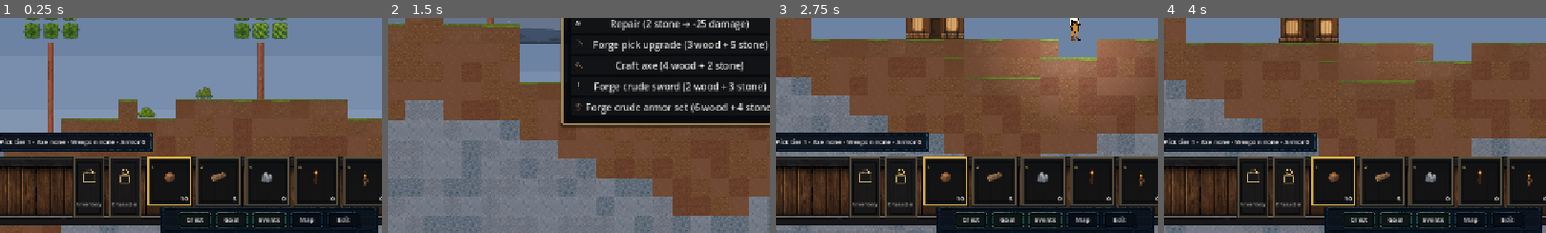
Above: before the commit, frames 1-4 (left to right).
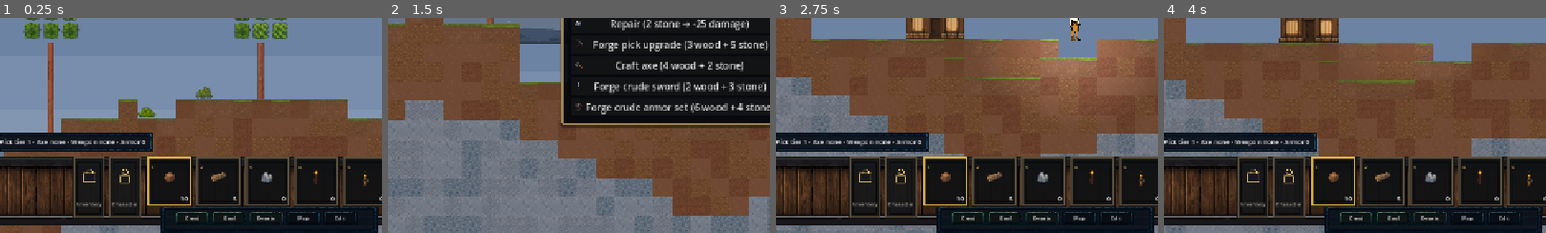
Above: after the commit, the same moments.

Repository: ppeck1/coheronia
Game: Godot game, scene res://scenes/main/Main.tscn
The game is run twice, just before and just after one commit, with the same random seed, the same clock (stepped at 60 frames per second) and the same inputs. This scene is started directly instead of the project's main scene.
Inputs (mouse positions are % of the whole screen's width and height, from its top left):
- Up to frame 1 (0.25 s): no input
- Up to frame 2 (1.5 s): tap Enter at 0.5 s; move the mouse to (72, 45) at 0.52 s; hold D (move_right) 0.53-1.25 s; hold E (interact) 0.53-1.25 s; click (72, 45) at 0.67 s; tap Space (jump) at 0.77 s; right-click (72, 45) at 0.8 s; drag from (30, 55) to (45, 70) at 1.27 s
- Up to frame 3 (2.75 s): tap E (interact) at 2 s; move the mouse to (60, 28) at 2.02 s; hold D (move_right) from 2.03 s (still down); tap R (attune_pulse) at 2.1 s; right-click (60, 28) at 2.3 s
- Up to frame 4 (4 s): release D (move_right) at 2.75 s; drag from (45, 70) to (20, 35) at 2.77 s; move the mouse to (80, 65) at 3.52 s; hold A (move_left) from 3.53 s (still down); tap H (eat_food) at 3.6 s; tap Space (jump) at 3.77 s; right-click (80, 65) at 3.8 s
The pictures show only the part of the screen within x 15-65%, y 50-100%; the shares and areas given below are measured in that part.

The runs differ from the first frame. In frame 1, 0.9% of the frame differs, in the area x 45-98%, y 88-98%; in frame 2, nothing differs; in frame 3, 0.9%; in frame 4, 0.9%.

Commit message:
Add HUD visual QA and contain dock toolbar

Diff:
--- a/scripts/main/game_root.gd
+++ b/scripts/main/game_root.gd
@@ -124,6 +124,10 @@
 		var smoke := preload("res://scripts/main/smoke_test.gd").new()
 		smoke.name = "SmokeTest"
 		add_child(smoke)
+	elif OS.get_environment("COHERONIA_HUD_QA") == "1":
+		var qa := preload("res://scripts/main/hud_visual_qa.gd").new()
+		qa.name = "HudVisualQA"
+		add_child(qa)
 	elif OS.get_environment("COHERONIA_SHOTS") == "1":
 		# README media tour: staged screenshots, then quit (see the script).
 		var tour := preload("res://scripts/main/screenshot_tour.gd").new()
--- /dev/null
+++ b/scripts/main/hud_visual_qa.gd
@@ -0,0 +1,156 @@
+extends Node
+## HUD-only visual QA capture. Runs when COHERONIA_HUD_QA=1, stages a
+## deterministic normal gameplay scene, writes uncropped 1280x720 screenshots
+## plus a small manifest to user://hud_qa, and quits. This is a visual review
+## aid only; smoke remains the functional gate.
+
+const QA_DIR := "user://hud_qa"
+
+var _records: Array[Dictionary] = []
+
+
+func _ready() -> void:
+	call_deferred("_run")
+
+
+func _run() -> void:
+	var root: Node2D = get_parent()
+	var world: Node2D = root.world
+	var player: CharacterBody2D = root.player
+	var hall: Node2D = root.town_hall
+	var hud: CanvasLayer = root.hud
+
+	DirAccess.make_dir_recursive_absolute(QA_DIR)
+	DisplayServer.window_set_size(Vector2i(1280, 720))
+
+	world.setup(4242)
+	root._position_actors()
+	player.get_node("Camera2D").reset_smoothing()
+	_stage_settlement(root, world, player, hall)
+	for i in range(40):
+		await get_tree().physics_frame
+
+	_prepare_hud(root, hud, false, true)
+	_set_resources(player, hud, 1.0, 1.0)
+	await _shot("01_resources_100", "HUD reset, edit off, crest/goal/events visible, health and attunement full.", hud)
+
+	_prepare_hud(root, hud, false, true)
+	_set_resources(player, hud, 0.5, 0.5)
+	await _shot("02_resources_50", "HUD reset, health and attunement at 50 percent.", hud)
+
+	_prepare_hud(root, hud, false, true)
+	_set_resources(player, hud, 0.15, 0.15)
+	await _shot("03_resources_low", "HUD reset, low health and low attunement state.", hud)
+
+	_prepare_hud(root, hud, false, true)
+	_set_resources(player, hud, 0.0, 0.0)
+	await _shot("04_resources_0", "HUD reset, empty health and empty attunement masks.", hud)
+
+	_prepare_hud(root, hud, true, false)
+	_set_resources(player, hud, 0.5, 0.5)
+	await _shot("05_map_open", "Map open, events closed, resources at 50 percent.", hud)
+
+	_prepare_hud(root, hud, false, true)
+	_set_resources(player, hud, 0.5, 0.5)
+	await _shot("06_events_open", "Events open, map closed, resources at 50 percent.", hud)
+
+	_prepare_hud(root, hud, true, true)
+	_set_resources(player, hud, 0.15, 0.15)
+	await _shot("07_map_events_open", "Map and events open together with low resource state.", hud)
+
+	_write_manifest(hud)
+	print("HUD_QA complete -> %s" % QA_DIR)
+	get_tree().quit(0)
+
+
+func _stage_settlement(root: Node2D, world: Node2D, player: CharacterBody2D, hall: Node2D) -> void:
+	player.tool_tier = 2
+	player.axe_tier = 1
+	player.equip_item("weapon", "sword_crude")
+	player.equip_item("helmet", "helmet_crude")
+	player.equip_item("torso", "torso_crude")
+	player.equip_item("feet", "feet_crude")
+	player.inventory.from_dict({"dirt": 24, "wood": 12, "stone": 8, "torch": 5, "food": 6})
+	player.inventory_changed.emit()
+	hall.stockpile = {"wood": 14, "stone": 9, "food": 12, "dirt": 6}
+	hall.stockpile_changed.emit()
+
+	var hall_cell: Vector2i = world.hall_info["center_cell"]
+	var ground_y: int = world.hall_info["ground_y"]
+	for dx in [-8, -5, 5, 8]:
+		var cell := Vector2i(hall_cell.x + dx, ground_y - 1)
+		if world.block_at(cell) == "air":
+			world.place_block(cell, "torch")
+	root.time_of_day = 0.3
+	root.is_night = false
+	root.canvas_modulate.color = root.DAY_TINT
+	if root._map_state != null:
+		root._map_state.reveal_around(world.cell_of(player.global_position), root._scout_reveal_radius())
+
+
+func _prepare_hud(root: Node2D, hud: CanvasLayer, map_open: bool, events_open: bool) -> void:
+	if hud.is_hud_edit_mode():
+		hud.toggle_hud_edit_mode()
+	hud.reset_hud_layout()
+	if not hud._top_left_box.visible:
+		hud._toggle_top_left_module()
+	if not hud.goal_panel_visible():
+		hud._toggle_goal_module()
+	hud.set_map_open(map_open)
+	if map_open:
+		hud.update_map(root.map_snapshot())
+	if hud._event_panel.visible != events_open:
+		hud._toggle_event_module()
+	hud.set_interaction_prompt("")
+	hud._sync_command_center()
+
+
+func _set_resources(player: CharacterBody2D, hud: CanvasLayer,
+		health_ratio: float, attunement_ratio: float) -> void:
+	player.health = player.max_health * clampf(health_ratio, 0.0, 1.0)
+	player.attunement = player.max_attunement() * clampf(attunement_ratio, 0.0, 1.0)
+	hud.update_health(player.health, player.max_health)
+	hud.update_attunement(player.attunement, player.max_attunement())
+
+
+func _shot(shot_name: String, note: String, hud: CanvasLayer) -> void:
+	for i in range(20):
+		await get_tree().physics_frame
+	await RenderingServer.frame_post_draw
+	var path := "%s/%s.png" % [QA_DIR, shot_name]
+	get_viewport().get_texture().get_image().save_png(path)
+	_records.append({
+		"name": shot_name,
+		"path": path,
+		"note": note,
+		"hud_edit": hud.is_hud_edit_mode(),
+		"map_open": hud.map_open(),
+		"events_open": hud._event_panel.visible,
+		"crest_open": hud._top_left_box.visible,
+		"goal_visible": hud.goal_panel_visible(),
+		"dock_rect": _rect_to_array(hud._bottom_dock.get_global_rect()),
+		"module_toolbar_rect": _rect_to_array(hud._command_center_panel.get_global_rect()),
+	})
+
+
+func _write_manifest(hud: CanvasLayer) -> void:
+	var layout: Dictionary = hud._load_hud_kit_layout()
+	var trim_enabled := true
+	for raw_layer in layout.get("decorative_layers", []):
+		if raw_layer is Dictionary and str((raw_layer as Dictionary).get("role", "")) == "foreground_trim":
+			trim_enabled = bool((raw_layer as Dictionary).get("enabled", true))
+			break
+	var manifest := {
+		"viewport": [get_viewport().get_visible_rect().size.x, get_viewport().get_visible_rect().size.y],
+		"hud_layout_version": hud.HUD_LAYOUT_VERSION,
+		"hud_kit_active": hud._hud_kit_active,
+		"foreground_trim_enabled": trim_enabled,
+		"foreground_trim_node_present": hud._bottom_dock.find_child("DockForegroundTrim", true, false) != null,
+		"shots": _records,
+	}
+	var file := FileAccess.open("%s/manifest.json" % QA_DIR, FileAccess.WRITE)
+	file.store_string(JSON.stringify(manifest, "\t"))
+
+
+func _rect_to_array(rect: Rect2) -> Array:
+	return [rect.position.x, rect.position.y, rect.size.x, rect.size.y]
--- a/scripts/shell/shell_ui.gd
+++ b/scripts/shell/shell_ui.gd
@@ -90,7 +90,8 @@
 
 
 func _ready() -> void:
-	if OS.get_environment("COHERONIA_SMOKE") == "1":
+	if OS.get_environment("COHERONIA_SMOKE") == "1" \
+			or OS.get_environment("COHERONIA_HUD_QA") == "1":
 		GameState.ensure_play_context()
 		get_tree().change_scene_to_file.call_deferred("res://scenes/main/Main.tscn")
 		return
--- a/scripts/ui/hud.gd
+++ b/scripts/ui/hud.gd
@@ -86,7 +86,7 @@
 var _last_attunement := -1.0
 var _vessel_fx_tweens: Dictionary = {}   # TextureRect -> Tween
 var _vessel_pulse_tween: Tween
-var _module_toolbar: HBoxContainer
+var _module_toolbar: Control
 var _command_center_panel: PanelContainer
 # FQ-14: compact, state-driven current-goal panel (top-center; toggle_goals hides it).
 var _goal_panel: PanelContainer
@@ -219,9 +219,15 @@
 ## from toggle chips in the central panel, not a separate screen-corner
 ## toolbar. `_module_toolbar` keeps its name as the row's identity.
 func _build_command_center(parent: Control) -> void:
-	_module_toolbar = HBoxContainer.new()
-	_module_toolbar.alignment = BoxContainer.ALIGNMENT_CENTER
-	_module_toolbar.add_theme_constant_override("separation", 4)
+	if _hud_kit_active:
+		_module_toolbar = Control.new()
+		_module_toolbar.custom_minimum_size = Vector2(340, 32)
+		_module_toolbar.size = Vector2(340, 32)
+	else:
+		var row := HBoxContainer.new()
+		row.alignment = BoxContainer.ALIGNMENT_CENTER
+		row.add_theme_constant_override("separation", 4)
+		_module_toolbar = row
 	parent.add_child(_module_toolbar)
 	_add_command_toggle("Crest", func(): _toggle_top_left_module())
 	_add_command_toggle("Goal", func(): _toggle_goal_module())
@@ -235,7 +241,7 @@
 func _build_command_center_widget() -> void:
 	_command_center_panel = PanelContainer.new()
 	_command_center_panel.name = "HudModuleControls"
-	_command_center_panel.add_theme_stylebox_override("panel", _chip_style())
+	_command_center_panel.add_theme_stylebox_override("panel", _command_chip_style())
 	if _hud_kit_active and _bottom_dock != null:
 		var layout := _load_hud_kit_layout()
 		var rect := _json_rect(layout.get("module_toolbar_rect"))
@@ -266,11 +272,11 @@
 	button.name = "CommandToggle" + text
 	button.text = text
 	button.toggle_mode = true
-	button.custom_minimum_size = Vector2(58, 22)
-	button.add_theme_font_size_override("font_size", 11)
-	button.add_theme_stylebox_override("normal", _chip_style(Color(0.72, 0.72, 0.72)))
-	button.add_theme_stylebox_override("hover", _chip_style())
-	button.add_theme_stylebox_override("pressed", _chip_style(Color(1.3, 1.12, 0.75)))
+	button.custom_minimum_size = Vector2(54, 18)
+	button.add_theme_font_size_override("font_size", 9)
+	button.add_theme_stylebox_override("normal", _command_chip_style(Color(0.72, 0.72, 0.72)))
+	button.add_theme_stylebox_override("hover", _command_chip_style())
+	button.add_theme_stylebox_override("pressed", _command_chip_style(Color(1.3, 1.12, 0.75)))
 	# These are HUD mouse/touch chips; keeping focus after a click lets ui_accept
 	# repeat through the focused Button and can reopen/close toggled panels.
 	button.focus_mode = Control.FOCUS_NONE
@@ -280,6 +286,23 @@
 		_sync_command_center())
 	_module_toolbar.add_child(button)
 	_command_toggles[text] = button
+	_layout_command_toolbar()
+
+
+func _layout_command_toolbar() -> void:
+	if _module_toolbar == null or _module_toolbar is HBoxContainer:
+		return
+	var button_size := Vector2(58, 24)
+	var gap := 4.0
+	var count := _module_toolbar.get_child_count()
+	var total_width := button_size.x * count + gap * maxf(float(count - 1), 0.0)
+	var start_x := maxf((_module_toolbar.custom_minimum_size.x - total_width) * 0.5, 0.0)
+	for i in range(count):
+		var button := _module_toolbar.get_child(i) as Button
+		if button == null:
+			continue
+		button.position = Vector2(start_x + float(i) * (button_size.x + gap), 4.0)
+		button.size = button_size
 
 
 ## Mirror the live open/closed state onto the toggle chips (no signals).
@@ -327,6 +350,22 @@
 	if not _dock_band_active:
 		ids.append("dock")
 	return ids
+
+
+func _hud_layout_locked(widget_id: String) -> bool:
+	return (widget_id == "dock" and _dock_band_active) \
+		or (widget_id == "modules" and _hud_kit_active)
+
+
+func _restore_native_module_toolbar_rect() -> void:
+	if not _hud_kit_active or _command_center_panel == null:
+		return
+	var layout := _load_hud_kit_layout()
+	var rect := _json_rect(layout.get("module_toolbar_rect"))
+	if rect == Rect2():
+		rect = Rect2(Vector2(458.0, 132.0), Vector2(364.0, 44.0))
+	_command_center_panel.custom_minimum_size = Vector2.ZERO
+	_place(_command_center_panel, rect)
 
 
 func _build_hud_edit_panel() -> void:
@@ -644,7 +683,9 @@
 		var control: Control = _hud_widgets.get(widget_id)
 		if control == null:
 			continue
-		if widget_id == "dock" and _dock_band_active:
+		if _hud_layout_locked(widget_id):
+			if widget_id == "modules":
+				_restore_native_module_toolbar_rect()
 			_clamp_hud_widget(control)
 			continue
 		control.scale = Vector2.ONE
@@ -669,8 +710,11 @@
 		var control: Control = _hud_widgets.get(widget_id)
 		if control == null:
 			continue
-		if widget_id == "dock" and _dock_band_active:
+		if _hud_layout_locked(widget_id):
+			if widget_id == "modules":
+				_restore_native_module_toolbar_rect()
 			_clamp_hud_widget(control)
+			continue
 		control.scale = Vector2.ONE
 		var delta: Vector2 = control.position - _hud_default_positions[widget_id]
 		var saved_visible := control.visible if widget_id in ["crest", "goal", "events"] else true
@@ -690,7 +734,9 @@
 		if control == null:
 			continue
 		control.position = _hud_default_positions[widget_id]
-		if widget_id == "dock" and _dock_band_active:
+		if _hud_layout_locked(widget_id):
+			if widget_id == "modules":
+				_restore_native_module_toolbar_rect()
 			_clamp_hud_widget(control)
 			continue
 		_set_hud_widget_size(widget_id,
@@ -848,6 +894,32 @@
 	sb.set_border_width_all(1)
 	sb.set_corner_radius_all(3)
 	sb.set_content_margin_all(5)
+	return sb
+
+
+## The module toggles live inside a 44px dock rail. Keep this compact so the
+## controls do not grow past the native kit rectangle and clip at the viewport.
+func _command_chip_style(tint: Color = Color.WHITE) -> StyleBox:
+	var painted: Texture2D = _painted_texture("chip_frame")
+	if painted != null:
+		var psb := StyleBoxTexture.new()
+		psb.texture = painted
+		psb.set_texture_margin_all(4)
+		psb.content_margin_left = 7
+		psb.content_margin_right = 7
+		psb.content_margin_top = 3
+		psb.content_margin_bottom = 3
+		psb.modulate_color = tint
+		return psb
+	var sb := StyleBoxFlat.new()
+	sb.bg_color = Color(0.05, 0.06, 0.09, 0.86)
+	sb.border_color = Color(0.55, 0.42, 0.24, 0.9) * tint
+	sb.set_border_width_all(1)
+	sb.set_corner_radius_all(2)
+	sb.content_margin_left = 4
+	sb.content_margin_right = 4
+	sb.content_margin_top = 2
+	sb.content_margin_bottom = 2
 	return sb
 
 
